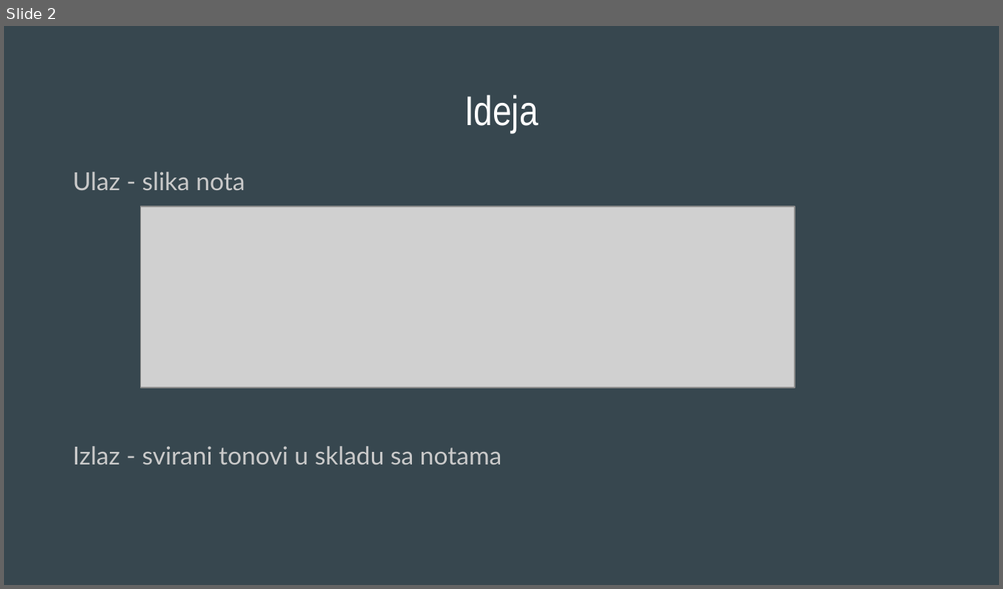
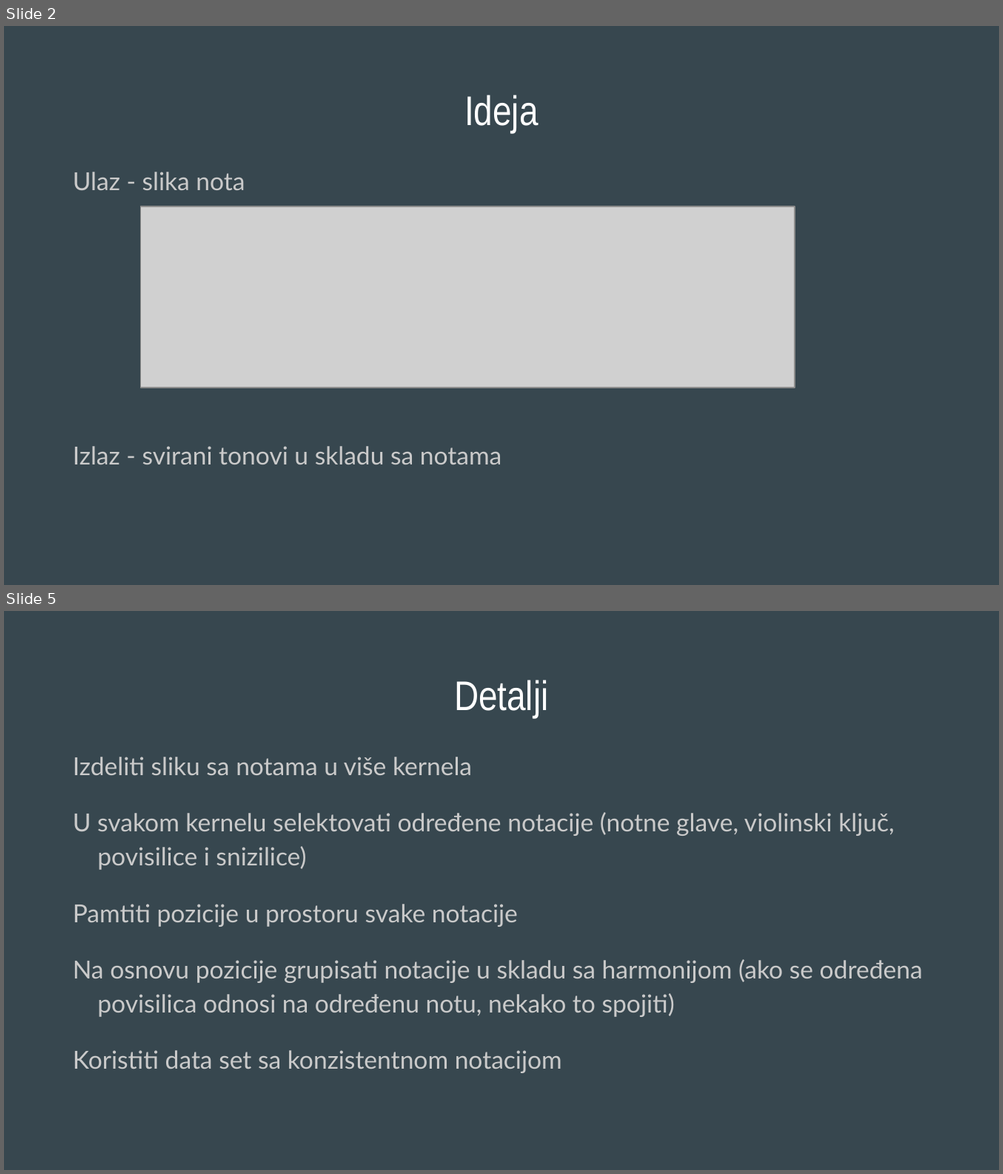
Before and after one commit to nikolalsvk/note-play, a slide deck: NotePlay.pptx. Shown one above the other, each under a label of ours: slide 2 before the commit, slides 2 and 5 after it; the slides between them are not shown. The pictures are 1003x589 and 1003x1174 pixels, drawn with LibreOffice and Linux fonts; fonts in the diff are those of the drawing; grey boxes stand for pictures. Boxes give left, top, right and bottom in pixels: in the first picture for what was removed or moved away, otherwise in the second. Text is boxed around its words. In the diff, an @@ line names an element or a change of style, - is before the commit and + after.

```diff
--- a/NotePlay.pptx
+++ b/NotePlay.pptx
@@ slide 5 added at [4,611,999,1170], background #37474F @@
@@ title added at [454,680,548,718], 30 pt, text #FFFFFF @@
+Detalji
@@ text added at [73,757,922,1073], 18 pt, text #CACACA @@
+Izdeliti sliku sa notama u više kernela
+U svakom kernelu selektovati određene notacije (notne glave, violinski ključ, povisilice i snizilice)
+Pamtiti pozicije u prostoru svake notacije
+Na osnovu pozicije grupisati notacije u skladu sa harmonijom (ako se određena povisilica odnosi na određenu notu, nekako to spojiti)
+Koristiti data set sa konzistentnom notacijom
```
Also in this commit, not shown: 6 slides changed.
